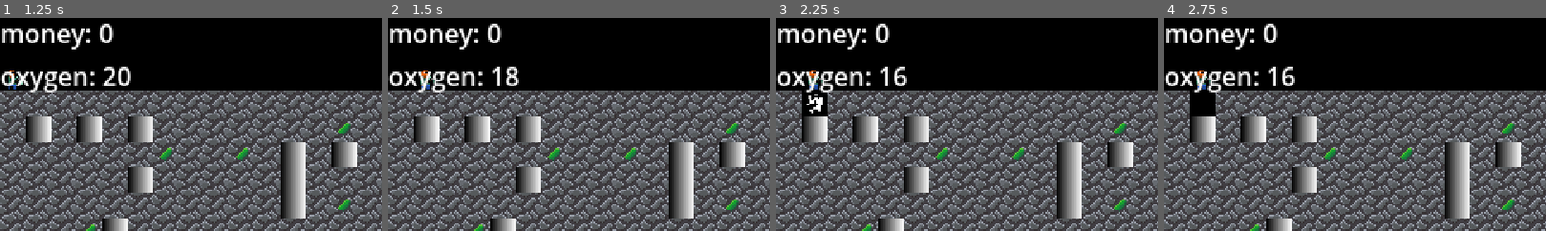
Above: before the commit, frames 1-4 (left to right).
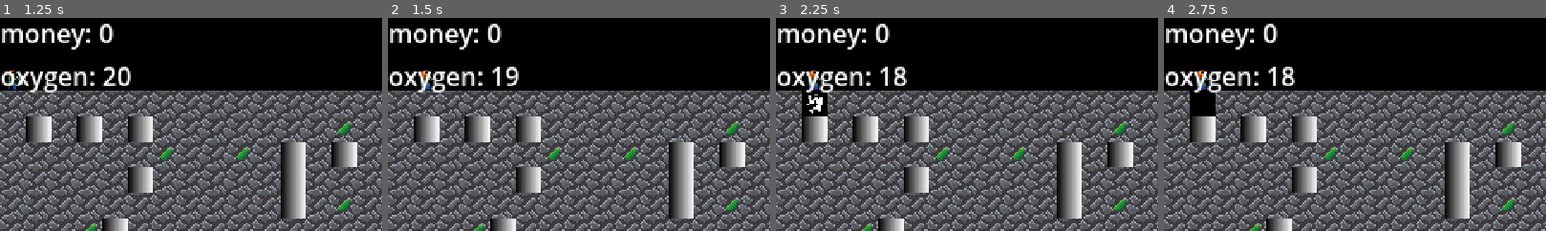
Above: after the commit, the same moments.

Repository: dtsykunov/simple-platformer
Game: Godot game, scene res://main/main.tscn
The game is run twice, just before and just after one commit, with the same random seed, the same clock (stepped at 60 frames per second) and the same inputs.
Inputs:
- Up to frame 1 (1.25 s): click "Start" at 0.5 s
- Up to frame 2 (1.5 s): tap Enter at 1.25 s; hold Right (right) from 1.28 s (still down)
- Up to frame 3 (2.25 s): tap Space at 2 s; release Right (right) at 2.03 s; hold Down (down) from 2.03 s (still down)
- Up to frame 4 (2.75 s): keep holding Down (down)
The pictures show only the part of the screen within x 0-50%, y 0-50%; the shares and areas given below are measured in that part.

Frame 1 is identical in both runs. In frame 2, 0.2% of the frame differs, in the area x 31-35%, y 22-32%; in frame 3, 0.2%; in frame 4, 0.2%.

Commit message:
undid goalcheck changes

Diff:
--- a/player/player.gd
+++ b/player/player.gd
@@ -4,8 +4,6 @@
 @onready var ray = $RayCast2D
 
 @export var block_particle: PackedScene
-
-@onready var last_player_pos = position
 
 var inputs = {
 	"right": Vector2.RIGHT,
@@ -28,10 +26,6 @@
 	ray.force_raycast_update()
 	if !ray.is_colliding():
 		position += inputs[dir] * Global.tile_size
-		if last_player_pos.y != position.y:
-			ResourceManager.try_complete_goal(position)
-		ResourceManager.add_resource(ResourceManager.ResourceType.OXYGEN, -1)
-		last_player_pos = position
 		return
 
 	# TODO: move this logic to a separate script
@@ -49,4 +43,3 @@
 
 	tile_map_layer.erase_cell(cell)
 	tile_map_layer.set_cells_terrain_connect([cell], 0, -1)
-	ResourceManager.add_resource(ResourceManager.ResourceType.OXYGEN, -1)
